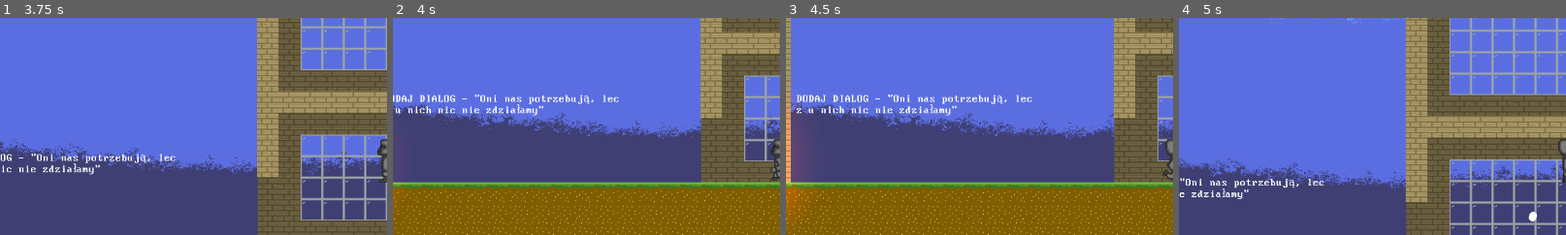
Above: before the commit, frames 1-4 (left to right).
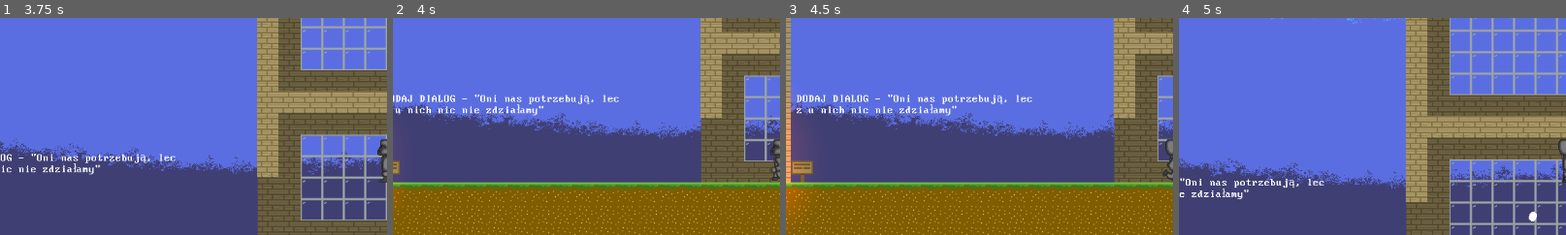
Above: after the commit, the same moments.

Repository: DjNikom/CTRLMINDDELETE2025
Game: Godot game, scene res://sceny/mapa_start.tscn
Two runs of this game, one before a commit and one after it. Both use one fixed random seed, a clock stepped at 60 frames per second and the inputs below. This scene is started directly instead of the project's main scene.
Inputs:
- Up to frame 1 (3.75 s): tap Enter (ui_accept) at 0.5, 0.77, 0.8, 1.07, 1.35, 1.52, 1.82, 2.3, 3.02, 3.32 s; hold X (player_atk1) 0.53-1.28 s; hold Right (ui_right) 0.53-2.03 s; tap X (player_atk1) at 1.55, 2.85 s; hold X (player_atk1) 2.03-2.78 s; hold Left (ui_left) from 2.03 s (still down); hold Enter (ui_accept) from 3.53 s (still down)
- Up to frame 2 (4 s): keep holding Left (ui_left); keep holding Enter (ui_accept)
- Up to frame 3 (4.5 s): release Left (ui_left) at 4.28 s; release Enter (ui_accept) at 4.28 s; hold Right (ui_right) from 4.28 s (still down); tap X (player_atk1) at 4.35 s
- Up to frame 4 (5 s): keep holding Right (ui_right); tap Enter (ui_accept) at 4.52, 4.82 s
The pictures show only the part of the screen within x 0-50%, y 17-67%; the shares and areas given below are measured in that part.

Frame 1 is identical in both runs. In frame 2, 0.1% of the frame differs, in the area x 0-2%, y 65-72%; in frame 3, 0.4%, in the area x 1-8%, y 65-76%; in frame 4, nothing differs.

Commit message:
dialogi

Diff:
--- /dev/null
+++ b/new-game-project/assety/dialoguetheme.tres
@@ -0,0 +1,7 @@
+[gd_resource type="Theme" load_steps=2 format=3 uid="uid://bue88crbgo2p5"]
+
+[ext_resource type="FontFile" uid="uid://cnl12u1ug4ky3" path="res://menu/PerfectDOSVGA437.ttf" id="1_bbm5a"]
+
+[resource]
+Label/font_sizes/font_size = 24
+Label/fonts/font = ExtResource("1_bbm5a")
--- /dev/null
+++ b/new-game-project/assety/scenesnap.gd
@@ -0,0 +1,32 @@
+extends Node
+var current_scene = null
+
+func _ready():
+	var root = get_tree().root
+	# Using a negative index counts from the end, so this gets the last child node of `root`.
+	current_scene = root.get_child(-1)
+
+
+# Called when the node enters the scene tree for the first time.
+func scenesnap(path):
+	_defrd_scenesnap(path)
+
+func _defrd_scenesnap(path):
+	var animplayer = preload("res://inne/scenesnap.tscn").instantiate()
+	animplayer.reparent(get_tree().get_root().find_child("Gracz"))
+	animplayer.find_child("AnimationPlayer").play("fadeout")
+	print("simea")
+	await get_tree().create_timer(2).timeout
+	current_scene.free()
+
+	# Load the new scene.
+	var s = ResourceLoader.load(path)
+
+	# Instance the new scene.
+	current_scene = s.instantiate()
+
+	# Add it to the active scene, as child of root.
+	get_tree().root.add_child(current_scene)
+
+	# Optionally, to make it compatible with the SceneTree.change_scene_to_file() API.
+	get_tree().current_scene = current_scene
--- a/new-game-project/assety/teren.tres
+++ b/new-game-project/assety/teren.tres
@@ -1,8 +1,9 @@
-[gd_resource type="TileSet" load_steps=9 format=3 uid="uid://chslyd8yits5j"]
+[gd_resource type="TileSet" load_steps=11 format=3 uid="uid://chslyd8yits5j"]
 
 [ext_resource type="Texture2D" uid="uid://c702run410yk0" path="res://assety/trawa.png" id="1_3xvya"]
 [ext_resource type="Texture2D" uid="uid://dwdmptraufh2d" path="res://assety/ziemia.png" id="2_k5qxs"]
 [ext_resource type="Texture2D" uid="uid://c0g2li3jslwjj" path="res://assety/kamien1.png" id="3_8rgba"]
+[ext_resource type="Texture2D" uid="uid://c7hmo5yhefbs4" path="res://assety/znak.png" id="4_8rgba"]
 [ext_resource type="Texture2D" uid="uid://dma7ukrlg2kct" path="res://assety/trawa_semi.png" id="4_12ia2"]
 
 [sub_resource type="TileSetAtlasSource" id="TileSetAtlasSource_12ia2"]
@@ -22,6 +23,11 @@
 texture_region_size = Vector2i(32, 32)
 0:0/0 = 0
 
+[sub_resource type="TileSetAtlasSource" id="TileSetAtlasSource_6o4x3"]
+texture = ExtResource("4_8rgba")
+texture_region_size = Vector2i(32, 32)
+0:0/0 = 0
+
 [sub_resource type="TileSetAtlasSource" id="TileSetAtlasSource_0dusu"]
 texture = ExtResource("4_12ia2")
 texture_region_size = Vector2i(32, 32)
@@ -36,3 +42,4 @@
 sources/1 = SubResource("TileSetAtlasSource_8rgba")
 sources/2 = SubResource("TileSetAtlasSource_lkwcb")
 sources/5 = SubResource("TileSetAtlasSource_0dusu")
+sources/3 = SubResource("TileSetAtlasSource_6o4x3")
--- /dev/null
+++ b/new-game-project/dialog.gd
@@ -0,0 +1,16 @@
+extends Node
+@onready var dialog = self.find_child("Control")
+
+# Called when the node enters the scene tree for the first time.
+func dialogue(text: String, wait: bool):
+	if dialog.visible:
+		return
+	dialog.visible = true
+	var txtObj = dialog.find_child("ColorRect").find_child("Label")
+	var lenght = text.length()
+	for i in range(1, lenght+1):
+		txtObj.text = text.erase(i, 843765894)
+		await get_tree().create_timer(0.05).timeout
+	if wait:
+		await get_tree().create_timer(3).timeout
+	dialog.visible = false
--- /dev/null
+++ b/new-game-project/inne/scenesnap.gd
@@ -0,0 +1,11 @@
+extends Control
+
+
+# Called when the node enters the scene tree for the first time.
+func _ready() -> void:
+	pass # Replace with function body.
+
+
+# Called every frame. 'delta' is the elapsed time since the previous frame.
+func _process(delta: float) -> void:
+	pass
--- /dev/null
+++ b/new-game-project/inne/scenesnap.tscn
@@ -0,0 +1,74 @@
+[gd_scene load_steps=5 format=3 uid="uid://unt6xuvsjysr"]
+
+[sub_resource type="Animation" id="Animation_riai1"]
+length = 0.001
+tracks/0/type = "value"
+tracks/0/imported = false
+tracks/0/enabled = true
+tracks/0/path = NodePath("ColorRect:color")
+tracks/0/interp = 1
+tracks/0/loop_wrap = true
+tracks/0/keys = {
+"times": PackedFloat32Array(0),
+"transitions": PackedFloat32Array(1),
+"update": 0,
+"values": [Color(0, 0, 0, 1)]
+}
+
+[sub_resource type="Animation" id="Animation_d35oh"]
+resource_name = "fade_in"
+tracks/0/type = "value"
+tracks/0/imported = false
+tracks/0/enabled = true
+tracks/0/path = NodePath("ColorRect:color")
+tracks/0/interp = 1
+tracks/0/loop_wrap = true
+tracks/0/keys = {
+"times": PackedFloat32Array(0, 1),
+"transitions": PackedFloat32Array(1, 1),
+"update": 0,
+"values": [Color(0, 0, 0, 1), Color(0, 0, 0, 0)]
+}
+
+[sub_resource type="Animation" id="Animation_gvbgi"]
+resource_name = "fade_out"
+tracks/0/type = "value"
+tracks/0/imported = false
+tracks/0/enabled = true
+tracks/0/path = NodePath("ColorRect:color")
+tracks/0/interp = 1
+tracks/0/loop_wrap = true
+tracks/0/keys = {
+"times": PackedFloat32Array(0, 1),
+"transitions": PackedFloat32Array(1, 1),
+"update": 0,
+"values": [Color(0, 0, 0, 0), Color(0, 0, 0, 1)]
+}
+
+[sub_resource type="AnimationLibrary" id="AnimationLibrary_oqr6h"]
+_data = {
+&"RESET": SubResource("Animation_riai1"),
+&"fade_in": SubResource("Animation_d35oh"),
+&"fade_out": SubResource("Animation_gvbgi")
+}
+
+[node name="Control" type="Control"]
+layout_mode = 3
+anchors_preset = 15
+anchor_right = 1.0
+anchor_bottom = 1.0
+grow_horizontal = 2
+grow_vertical = 2
+
+[node name="ColorRect" type="ColorRect" parent="."]
+layout_mode = 0
+offset_left = -1398.0
+offset_top = -1224.0
+offset_right = 2640.0
+offset_bottom = 1958.0
+color = Color(0, 0, 0, 1)
+
+[node name="AnimationPlayer" type="AnimationPlayer" parent="."]
+libraries = {
+&"": SubResource("AnimationLibrary_oqr6h")
+}
--- /dev/null
+++ b/new-game-project/menu/dialog.tscn
@@ -0,0 +1,34 @@
+[gd_scene load_steps=4 format=3 uid="uid://brj745ffoijqo"]
+
+[ext_resource type="Script" uid="uid://cqqsjvkdavktq" path="res://dialog.gd" id="1_uofgp"]
+[ext_resource type="Theme" uid="uid://bue88crbgo2p5" path="res://assety/dialoguetheme.tres" id="2_0j82a"]
+
+[sub_resource type="Theme" id="Theme_nwc6q"]
+
+[node name="CanvasLayer" type="CanvasLayer"]
+script = ExtResource("1_uofgp")
+
+[node name="Control" type="Control" parent="."]
+visible = false
+layout_mode = 3
+anchors_preset = 2
+anchor_top = 1.0
+anchor_bottom = 1.0
+grow_vertical = 0
+
+[node name="ColorRect" type="ColorRect" parent="Control"]
+layout_mode = 0
+offset_left = 3.0
+offset_top = -192.0
+offset_right = 1116.0
+offset_bottom = -2.0
+theme = SubResource("Theme_nwc6q")
+color = Color(0, 0, 0, 1)
+
+[node name="Label" type="Label" parent="Control/ColorRect"]
+layout_mode = 0
+offset_left = 21.0
+offset_top = 17.0
+offset_right = 1089.0
+offset_bottom = 161.0
+theme = ExtResource("2_0j82a")
--- a/new-game-project/player/gracz.gd
+++ b/new-game-project/player/gracz.gd
@@ -37,7 +37,7 @@
 		# Handle jump.
 		if Input.is_action_just_pressed("ui_accept") and is_on_floor():
 			velocity.y = JUMP_VELOCITY
-			$AudioStreamPlayer2D.play()
+			$AudioStreamPlayer2D2.play()
 		elif Input.is_action_just_pressed("ui_accept") and !djumped:
 			djumped = true
 			if $CPUParticles2D.emitting:
--- a/new-game-project/player/gracz.tscn
+++ b/new-game-project/player/gracz.tscn
@@ -1,9 +1,10 @@
-[gd_scene load_steps=7 format=3 uid="uid://deg1tljeykp3j"]
+[gd_scene load_steps=8 format=3 uid="uid://deg1tljeykp3j"]
 
 [ext_resource type="Script" uid="uid://b23f8kdg0ombn" path="res://player/gracz.gd" id="1_pprsy"]
 [ext_resource type="SpriteFrames" uid="uid://4ha77mkrepql" path="res://assety/rycerz_kurwa_biega.tres" id="2_pprsy"]
 [ext_resource type="Texture2D" uid="uid://bclk8ye1g2xvg" path="res://assety/poof jump.png" id="3_f1x1k"]
 [ext_resource type="AudioStream" uid="uid://b5ystmhps8vw6" path="res://assety/jump.ogg" id="4_f1x1k"]
+[ext_resource type="AudioStream" uid="uid://c7orpjpg4a3v4" path="res://assety/auntitled.ogg" id="5_nhorx"]
 
 [sub_resource type="RectangleShape2D" id="RectangleShape2D_dhets"]
 size = Vector2(31, 64)
@@ -45,3 +46,6 @@
 
 [node name="AudioStreamPlayer2D" type="AudioStreamPlayer2D" parent="."]
 stream = ExtResource("4_f1x1k")
+
+[node name="AudioStreamPlayer2D2" type="AudioStreamPlayer2D" parent="."]
+stream = ExtResource("5_nhorx")
--- a/new-game-project/project.godot
+++ b/new-game-project/project.godot
@@ -20,6 +20,7 @@
 [autoload]
 
 MenedzerScen="*res://MenedzerScen.gd"
+Dialog="*res://dialog.gd"
 
 [display]
 
--- /dev/null
+++ b/new-game-project/sceny/button.gd
@@ -0,0 +1,4 @@
+extends Button
+
+func _pressed() -> void:
+	get_tree().current_scene.find_child("CanvasLayer").dialogue("* mmgfhh~~~", true)
--- a/new-game-project/sceny/mapa_start.tscn
+++ b/new-game-project/sceny/mapa_start.tscn
@@ -1,14 +1,17 @@
-[gd_scene load_steps=14 format=4 uid="uid://yhryn33voyqb"]
+[gd_scene load_steps=18 format=4 uid="uid://b5ydou1ehm7y1"]
 
 [ext_resource type="TileSet" uid="uid://cokedl0a5b5ht" path="res://assety/budulce.tres" id="1_n2pwe"]
 [ext_resource type="Texture2D" uid="uid://ct50negpir3n0" path="res://assety/niebo.png" id="1_ocw1x"]
 [ext_resource type="TileSet" uid="uid://chslyd8yits5j" path="res://assety/teren.tres" id="1_q2dks"]
-[ext_resource type="Script" path="res://sceny/dekor.gd" id="3_jnc1k"]
+[ext_resource type="Script" uid="uid://dimym7k7tvtq7" path="res://sceny/dekor.gd" id="3_jnc1k"]
 [ext_resource type="PackedScene" uid="uid://bcs6u0cucvnmw" path="res://inne/beacon.tscn" id="3_ln5bh"]
 [ext_resource type="SpriteFrames" uid="uid://dfn2bft0kc7do" path="res://assety/fire.tres" id="4_dg0qr"]
 [ext_resource type="PackedScene" uid="uid://deg1tljeykp3j" path="res://player/gracz.tscn" id="5_dg0qr"]
 [ext_resource type="Texture2D" uid="uid://7antvv60ngwb" path="res://assety/Untitled.png" id="6_6uva7"]
 [ext_resource type="FontFile" uid="uid://cnl12u1ug4ky3" path="res://menu/PerfectDOSVGA437.ttf" id="7_fn1ym"]
+[ext_resource type="PackedScene" uid="uid://brj745ffoijqo" path="res://menu/dialog.tscn" id="11_ldxjg"]
+[ext_resource type="Script" uid="uid://c8lb2vgib28cn" path="res://sceny/sign_npc.gd" id="11_o0lo6"]
+[ext_resource type="Texture2D" uid="uid://c578fr2nri0dt" path="res://assety/omg.png" id="12_x8tju"]
 
 [sub_resource type="WorldBoundaryShape2D" id="WorldBoundaryShape2D_dg0qr"]
 normal = Vector2(1, 0)
@@ -22,6 +25,9 @@
 
 [sub_resource type="WorldBoundaryShape2D" id="WorldBoundaryShape2D_n2pwe"]
 distance = -7.0
+
+[sub_resource type="RectangleShape2D" id="RectangleShape2D_1vxhp"]
+size = Vector2(82, 82)
 
 [node name="MapaStart" type="Node2D"]
 
@@ -78,7 +84,7 @@
 [node name="TileMapLayer" type="TileMapLayer" parent="Ziemia"]
 modulate = Color(1.2237577, 1.2237577, 1.2237577, 1)
 position = Vector2(-2, 7)
-tile_map_data = PackedByteArray("AAD8/wAAAAAAAAAAAAD9/wAAAAA …(13535 unchanged characters)… AAAAAAAADl/wgAAQAAAAAAAADl/wkAAQAAAAAAAAA=")
+tile_map_data = PackedByteArray("AAD8/wAAAAAAAAAAAAD9/wAAAAA …(13535 unchanged characters)… AAAAAAAADl/wgAAQAAAAAAAADl/wkAAQAAAAAAAADr////AwAAAAAAAAA=")
 tile_set = ExtResource("1_q2dks")
 
 [node name="dekor" type="Node2D" parent="."]
@@ -114,3 +120,18 @@
 
 [node name="Gracz" parent="." instance=ExtResource("5_dg0qr")]
 position = Vector2(61, -33)
+
+[node name="CanvasLayer" parent="." instance=ExtResource("11_ldxjg")]
+
+[node name="Area2D" type="Area2D" parent="."]
+position = Vector2(-656, -15)
+script = ExtResource("11_o0lo6")
+
+[node name="CollisionShape2D" type="CollisionShape2D" parent="Area2D"]
+position = Vector2(24, -26)
+shape = SubResource("RectangleShape2D_1vxhp")
+
+[node name="Omg" type="Sprite2D" parent="Area2D"]
+visible = false
+position = Vector2(1, -31)
+texture = ExtResource("12_x8tju")
--- /dev/null
+++ b/new-game-project/sceny/sign_npc.gd
@@ -0,0 +1,23 @@
+extends Area2D
+
+func activation_area(kto: Node2D):
+	if !kto is Gracz:
+		return
+	$Omg.visible = true
+
+func deactivation_area(kto: Node2D):
+	if !kto is Gracz:
+		return
+	$Omg.visible = false
+# Called when the node enters the scene tree for the first time.
+func _ready() -> void:
+	self.connect("body_entered", activation_area)
+	self.connect("body_exited", deactivation_area) # Replace with function body.
+
+func _input(event):
+	if event.is_action_pressed("player_atk1"):
+		if $Omg.visible:
+			get_tree().current_scene.find_child("CanvasLayer").dialogue("Oni nas potrzebują, lecz u nich nic nie zdziałamy.", true)
+# Called every frame. 'delta' is the elapsed time since the previous frame.
+func _process(_delta: float) -> void:
+	pass
--- /dev/null
+++ b/new-game-project/test/testowa.gd
@@ -0,0 +1,7 @@
+extends Node2D
+
+
+# Called when the node enters the scene tree for the first time.
+func _ready() -> void:
+	await get_tree().create_timer(5).timeout # Replace with function body.
+	Scenesnap.scenesnap("res://sceny/misja1.tscn")
Not shown, added: new-game-project/assety/auntitled.ogg.import
Binary file added: new-game-project/assety/omg.png
Not shown, added: new-game-project/assety/omg.png.import
Binary file added: new-game-project/assety/rycerz jezu spada.ase
Binary file added: new-game-project/assety/rycerz jezu spada.png
Not shown, added: new-game-project/assety/rycerz jezu spada.png.import
Not shown, added: new-game-project/assety/scenesnap.gd.uid
Binary file added: new-game-project/assety/znak.png
Not shown, added: new-game-project/assety/znak.png.import
Not shown, added: new-game-project/dialog.gd.uid
Not shown, added: new-game-project/inne/scenesnap.gd.uid
Not shown, added: new-game-project/sceny/button.gd.uid
(and 3 more such lines)
